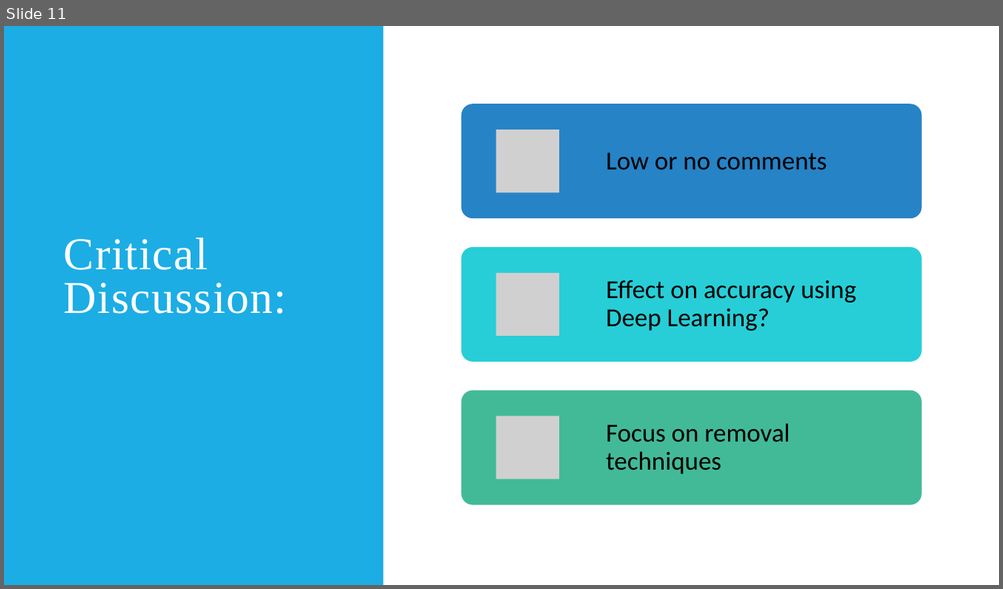
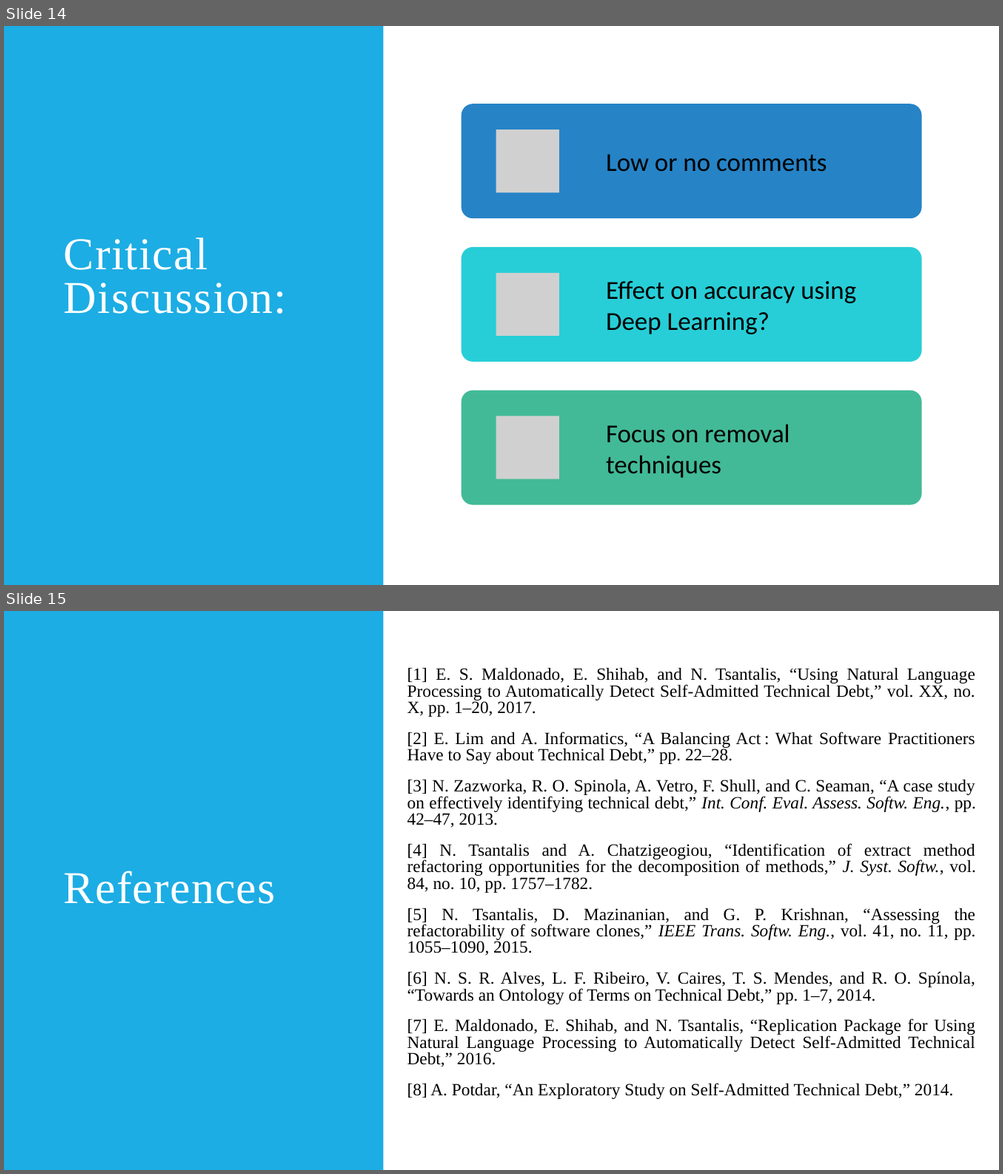
Before and after one commit to NJ261/CSCI6509_Project, a slide deck: presentation/presentation.pptx. Shown one above the other, each under a label of ours: slide 11 before the commit, slides 14 and 15 after it. The pictures are 1003x589 and 1003x1174 pixels, drawn with LibreOffice and Linux fonts; fonts in the diff are those of the drawing; grey boxes stand for pictures. Boxes give left, top, right and bottom in pixels: in the first picture for what was removed or moved away, otherwise in the second. Text is boxed around its words. In the diff, an @@ line names an element or a change of style, - is before the commit and + after.

```diff
--- a/presentation/presentation.pptx
+++ b/presentation/presentation.pptx
@@ slide 15 added at bbox=[4, 611, 999, 1170], background #FFFFFF @@
@@ rectangle added at bbox=[4, 611, 383, 1170], fill #1CADE4 @@
@@ text added at bbox=[407, 668, 976, 1099], 16.6 pt, text #000000 @@
+  [1] E. S. Maldonado, E. Shihab, and N. Tsantalis, “Using Natural Language Processing to Automatically Detect Self-Admitted Technical Debt,” vol. XX, no. X, pp. 1–20, 2017.
+  [2] E. Lim and A. Informatics, “A Balancing Act : What Software Practitioners Have to Say about Technical Debt,” pp. 22–28.
+  [3] N. Zazworka, R. O. Spinola, A. Vetro, F. Shull, and C. Seaman, “A case study on effectively identifying technical debt,” Int. Conf. Eval. Assess. Softw. Eng., pp. 42–47, 2013.
+  [4] N. Tsantalis and A. Chatzigeogiou, “Identification of extract method refactoring opportunities for the decomposition of methods,” J. Syst. Softw., vol. 84, no. 10, pp. 1757–1782.
+  [5] N. Tsantalis, D. Mazinanian, and G. P. Krishnan, “Assessing the refactorability of software clones,” IEEE Trans. Softw. Eng., vol. 41, no. 11, pp. 1055–1090, 2015.
+  [6] N. S. R. Alves, L. F. Ribeiro, V. Caires, T. S. Mendes, and R. O. Spínola, “Towards an Ontology of Terms on Technical Debt,” pp. 1–7, 2014.
+  [7] E. Maldonado, E. Shihab, and N. Tsantalis, “Replication Package for Using Natural Language Processing to Automatically Detect Self-Admitted Technical Debt,” 2016.
+  [8] A. Potdar, “An Exploratory Study on Self-Admitted Technical Debt,” 2014.
@@ title added at bbox=[64, 871, 276, 904], 44 pt, text #FFFFFF @@
+References
@@ what was slide 11 is now slide 14 @@
@@ slide 14 changed as well @@
@@ line spacing 0.9 to 1 in 3 elements at bbox=[606, 154, 827, 172], bbox=[606, 281, 856, 335], bbox=[606, 424, 789, 478] @@
```
Also in this commit, not shown: 3 other slides changed, 3 other slides added.
